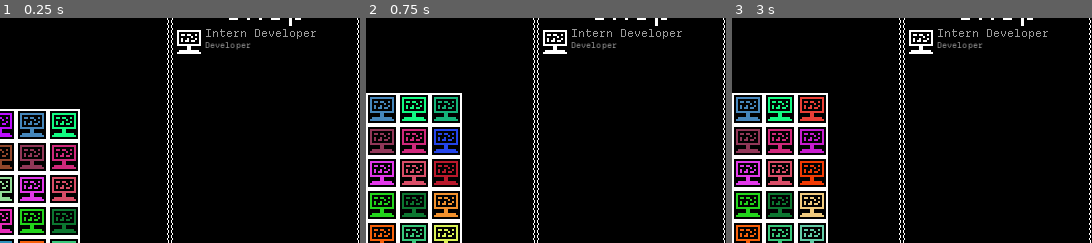
Above: before the commit, frames 1-3 (left to right).
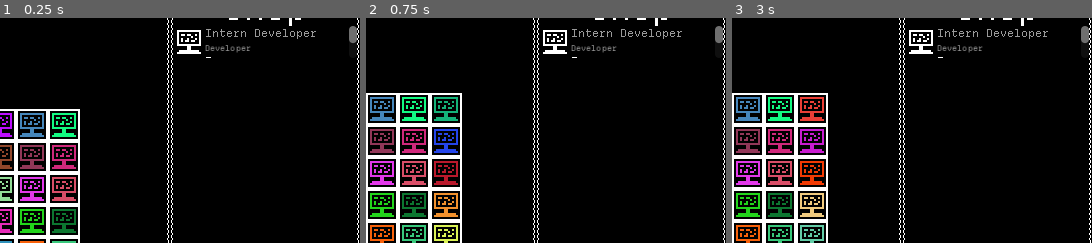
Above: after the commit, the same moments.

Repository: GemDust0/TooBigToFail
Game: Godot game, scene res://Scenes/CorporateSim.tscn
The game is run twice, just before and just after one commit, with the same random seed, the same clock (stepped at 60 frames per second) and the same inputs. This scene is started directly instead of the project's main scene.
Inputs:
- Up to frame 1 (0.25 s): no input
- Up to frame 2 (0.75 s): click "+++++" at 0.5 s
- Up to frame 3 (3 s): click "-----" at 1.25 s; click "Restock" at 2 s; click "+++++" at 2.75 s
The pictures show only the part of the screen within x 50-100%, y 16-66%; the shares and areas given below are measured in that part.

The runs differ from the first frame. In frame 1, 0.5% of the frame differs, in the area x 56-100%, y 3-18%; in frame 2, 0.5%; in frame 3, 0.5%.

Commit message:
DescriptionLabel updates

Diff:
--- a/Scenes/CorporateSim.tscn
+++ b/Scenes/CorporateSim.tscn
@@ -6,7 +6,7 @@
 [ext_resource type="Texture2D" uid="uid://3nddv675u4w4" path="res://Assets/MoneySymbol.png" id="2_v5m7x"]
 [ext_resource type="PackedScene" uid="uid://cg8f3de2xiggn" path="res://Scenes/EmployeeGrid.tscn" id="5_4d44h"]
 [ext_resource type="PackedScene" uid="uid://d2o7ayg510k4a" path="res://Scenes/EmployeeShop.tscn" id="6_cj7sp"]
-[ext_resource type="Script" uid="uid://ck0245lqu86lu" path="res://Scripts/EmployeeDescription.gd" id="7_yop2h"]
+[ext_resource type="Script" uid="uid://ck0245lqu86lu" path="res://Scripts/DescriptionLabel.gd" id="7_yop2h"]
 
 [node name="CorporateSim" type="Node" unique_id=1056640650]
 script = ExtResource("1_v5m7x")
@@ -48,14 +48,50 @@
 horizontal_alignment = 2
 vertical_alignment = 1
 
-[node name="EmployeeDescription" type="RichTextLabel" parent="HUD" unique_id=1373270089]
+[node name="DescriptionLabel" type="RichTextLabel" parent="HUD" unique_id=1373270089]
 unique_name_in_owner = true
 visible = false
-offset_right = 256.0
-offset_bottom = 1.0
+clip_contents = false
+offset_left = -478.0
+offset_top = -6.0
+offset_right = -222.0
+offset_bottom = -5.0
+mouse_filter = 2
 bbcode_enabled = true
+fit_content = true
 vertical_alignment = 1
 script = ExtResource("7_yop2h")
+
+[node name="MarginContainer" type="MarginContainer" parent="HUD/DescriptionLabel" unique_id=763259352]
+show_behind_parent = true
+layout_mode = 1
+anchors_preset = 15
+anchor_right = 1.0
+anchor_bottom = 1.0
+grow_horizontal = 2
+grow_vertical = 2
+mouse_filter = 2
+theme_override_constants/margin_left = -2
+theme_override_constants/margin_top = 0
+theme_override_constants/margin_right = -2
+theme_override_constants/margin_bottom = 0
+
+[node name="MarginContainer" type="MarginContainer" parent="HUD/DescriptionLabel/MarginContainer" unique_id=107715257]
+layout_mode = 2
+mouse_filter = 2
+theme_override_constants/margin_left = -2
+theme_override_constants/margin_top = -2
+theme_override_constants/margin_right = -2
+theme_override_constants/margin_bottom = -2
+
+[node name="ColorRect" type="ColorRect" parent="HUD/DescriptionLabel/MarginContainer/MarginContainer" unique_id=24657215]
+layout_mode = 2
+mouse_filter = 2
+
+[node name="ColorRect" type="ColorRect" parent="HUD/DescriptionLabel/MarginContainer" unique_id=1752793279]
+layout_mode = 2
+mouse_filter = 2
+color = Color(0, 0, 0, 1)
 
 [node name="TileMapLayer" type="TileMapLayer" parent="." unique_id=613741287]
 tile_map_data = PackedByteArray("AABpAFkAAAACAAIAAABpAFgAAAACAAEAAABpAFcAAAACAAEAAABpAFYAAAACAAEAAABpAFUAAAACAAEAAABpAF …(138992 unchanged characters)…
--- a/Scenes/Employees/InternDeveloper.tscn
+++ b/Scenes/Employees/InternDeveloper.tscn
@@ -4,4 +4,4 @@
 
 [node name="InternDeveloper" unique_id=1534399525 instance=ExtResource("1_686db")]
 type = 0
-description = "{rc}Intern Developer\\n{t}"
+description = "{rc}Intern Developer\\n{t}[/color]\\nEarns you some money, doubles adjacent developer income."
--- /dev/null
+++ b/Scripts/DescriptionLabel.gd
@@ -0,0 +1,15 @@
+class_name DescriptionLabel extends RichTextLabel
+
+@export var max_size: int = 256
+
+func show_description(new_text: String) -> void:
+	text = new_text
+	@warning_ignore("int_as_enum_without_cast")
+	size.x = max_size
+	size.x = get_content_width() + 7
+	show()
+
+func _process(_delta: float) -> void:
+	if visible:
+		global_position = get_global_mouse_position() + Vector2(2, 4)
+		global_position = global_position.clamp(Vector2(4, 2), get_viewport_rect().size - size - Vector2(4, 2))
--- a/Scripts/EmployeeDescription.gd
+++ /dev/null
@@ -1,12 +0,0 @@
-class_name EmployeeDescription extends RichTextLabel
-
-
-func show_description(employee: Employee) -> void:
-	text = employee.description
-	@warning_ignore("int_as_enum_without_cast")
-	size = get_theme_font("normal_font").get_multiline_string_size(get_parsed_text(), 0, -1, 11)
-	show()
-
-func _input(event: InputEvent) -> void:
-	if event is InputEventMouseMotion && visible:
-		global_position = get_global_mouse_position() + Vector2(2, 4)
--- a/Scripts/EmployeeGrid.gd
+++ b/Scripts/EmployeeGrid.gd
@@ -7,7 +7,7 @@
 var held: Employee = null
 var highlighted_container: Vector2i = Vector2(-1, -1)
 
-@onready var description: EmployeeDescription = %EmployeeDescription
+@onready var description: DescriptionLabel = %DescriptionLabel
 
 func create_grid(grid_size: int) -> void:
 	columns = grid_size
@@ -86,7 +86,7 @@
 			if cursor_grid_pos != Vector2i(-1, -1):
 				grid[cursor_grid_pos].highlight.show()
 				if grid[cursor_grid_pos].employee != null:
-					description.show_description(grid[cursor_grid_pos].employee)
+					description.show_description(grid[cursor_grid_pos].employee.description)
 				else:
 					description.hide()
 			else:
Renamed: Scripts/EmployeeDescription.gd.uid -> Scripts/DescriptionLabel.gd.uid
